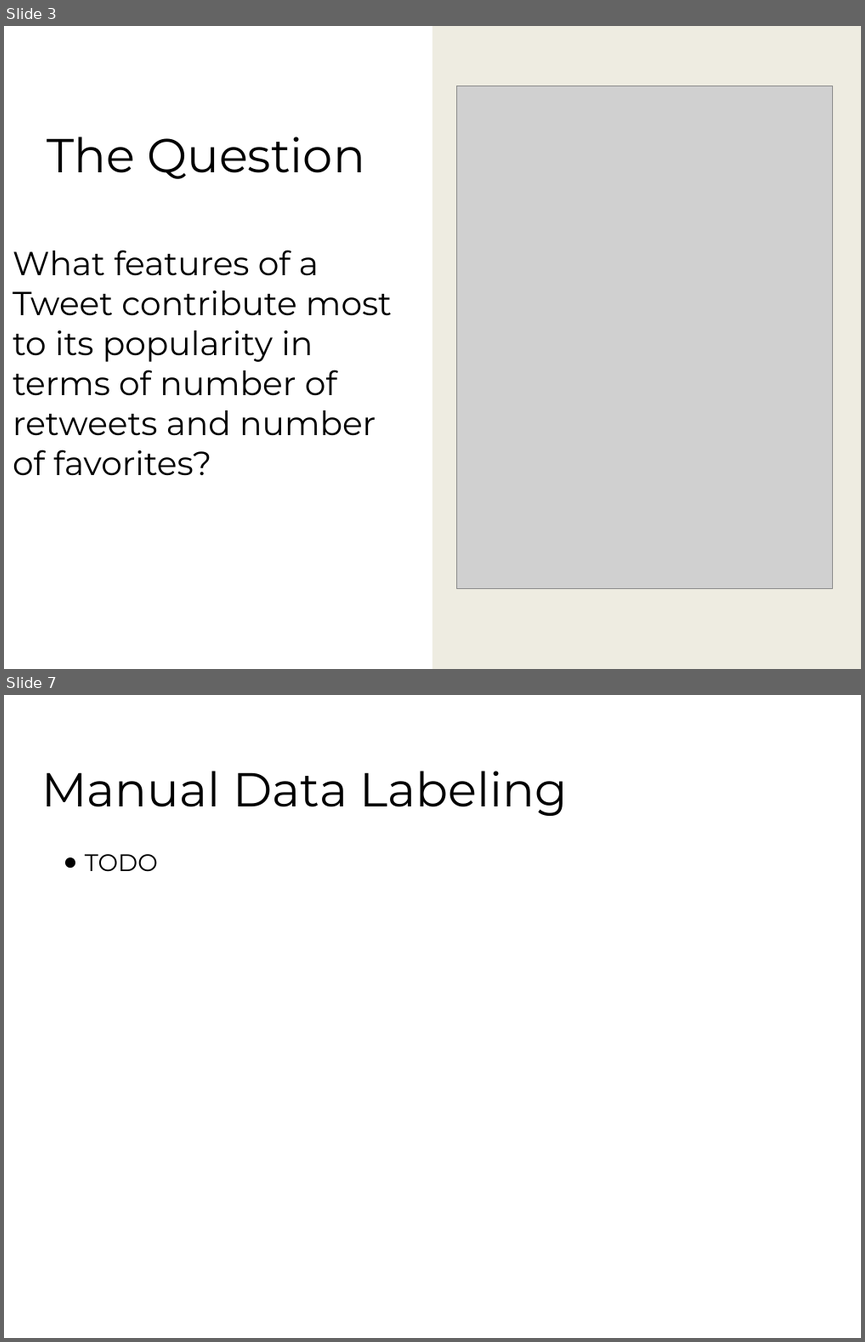
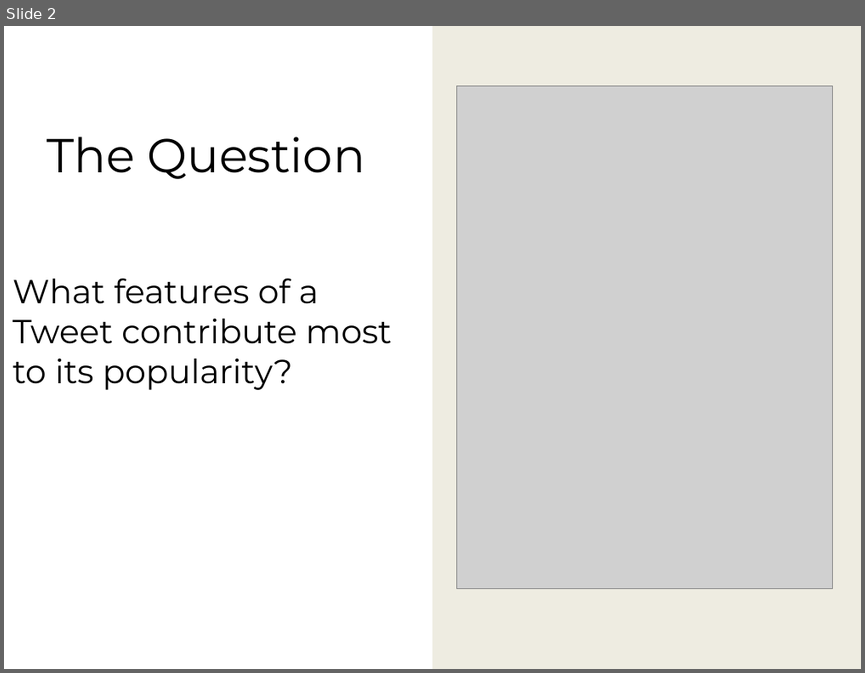
Before and after one commit to fhh23/Determining-Tweet-Popularity-via-Prediction-Methods, a slide deck: CSE881_Hormasji_Reiff_FinalProjectPresentation.pptx. Shown one above the other, each under a label of ours: slides 3 and 7 before the commit, slide 2 after it; the slides between them are not shown. The pictures are 865x1342 and 865x673 pixels, drawn with LibreOffice and Linux fonts; fonts in the diff are those of the drawing; grey boxes stand for pictures; background and template pictures are left out. Boxes give left, top, right and bottom in pixels: in the first picture for what was removed or moved away, otherwise in the second. Text is boxed around its words. In the diff, an @@ line names an element or a change of style, - is before the commit and + after.

```diff
--- a/CSE881_Hormasji_Reiff_FinalProjectPresentation.pptx
+++ b/CSE881_Hormasji_Reiff_FinalProjectPresentation.pptx
@@ slide 7 removed at (x1=4, y1=695, x2=861, y2=1338), background #FFFFFF @@
@@ title removed at (x1=41, y1=771, x2=568, y2=816) @@
-Manual Data Labeling
@@ text removed at (x1=85, y1=854, x2=158, y2=871) @@
-● TODO
@@ what was slide 3 is now slide 2 @@
@@ slide 2 changed as well @@
@@ subtitle at (x1=12, y1=278, x2=392, y2=390): text changed @@
-What features of a Tweet contribute most to its popularity in terms of number of retweets and number of favorites?
+What features of a Tweet contribute most to its popularity?
```
Also in this commit, not shown: 4 other slides changed, 1 slide added, 7 other slides removed.
